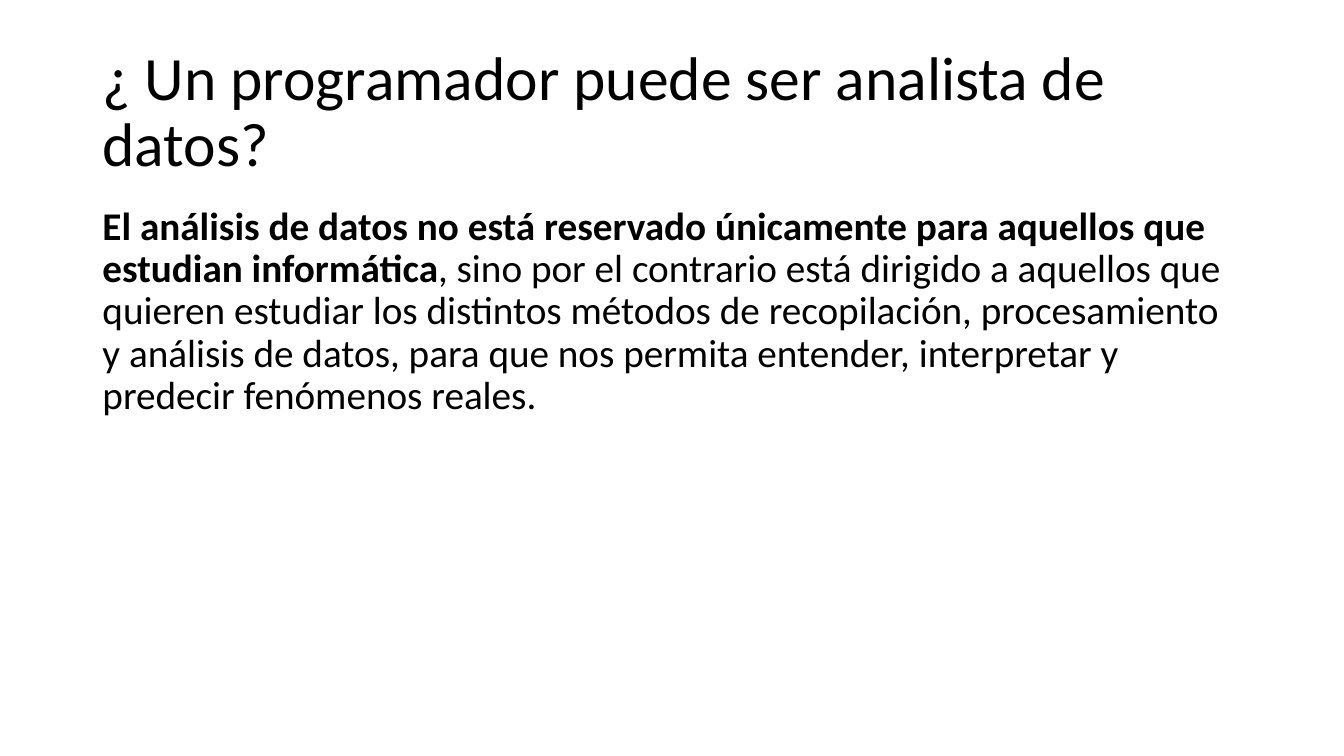
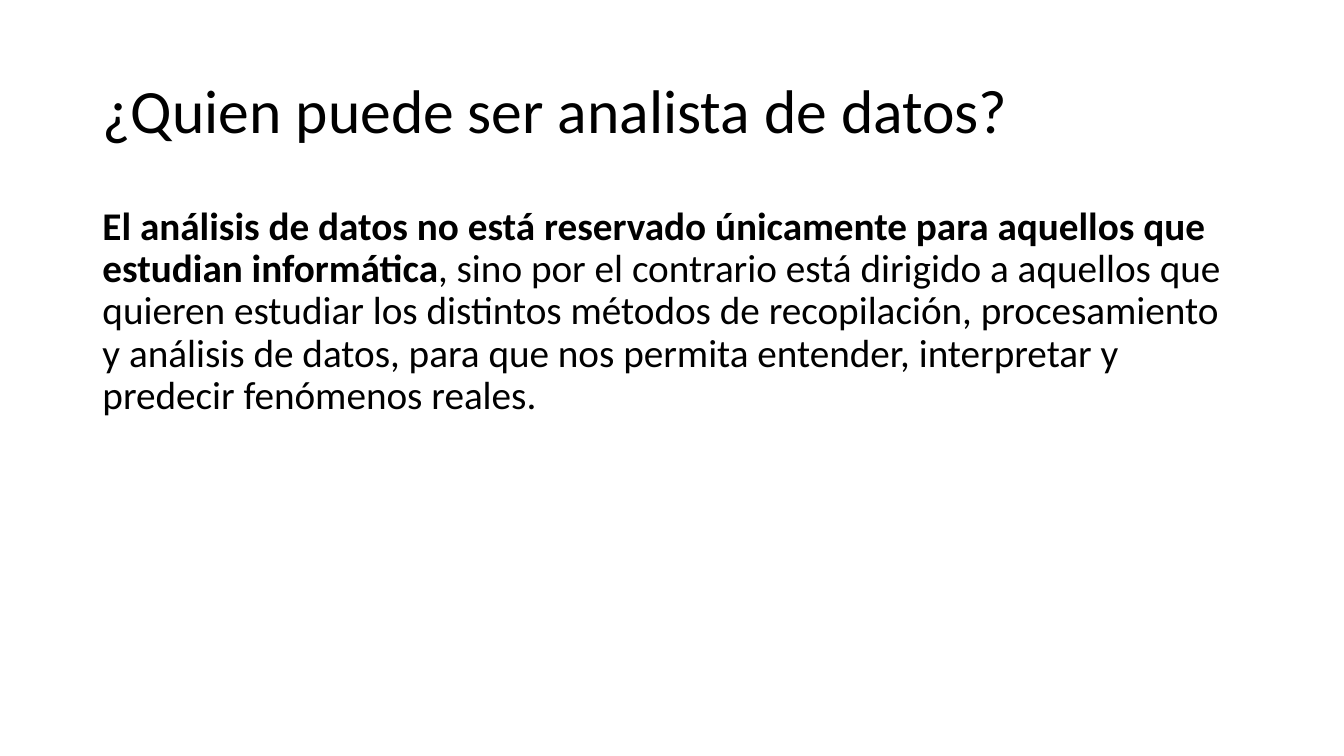
Before and after one commit to wparedesgt/RBasico, a slide deck: slide 18 of presentaciones/S01-New/00_Inicio.pptx. Drawn at 1344x756 pixels with LibreOffice and Linux fonts; fonts in the diff are those of the drawing; background and template pictures are left out. Boxes give left, top, right and bottom in pixels: in the first picture for what was removed or moved away, otherwise in the second. Text is boxed around its words. In the diff, an @@ line names an element or a change of style, - is before the commit and + after.

```diff
--- a/presentaciones/S01-New/00_Inicio.pptx
+++ b/presentaciones/S01-New/00_Inicio.pptx
@@ title at box(102, 90, 1007, 144): text changed @@
-¿ Un programador puede ser analista de datos?
+¿Quien puede ser analista de datos?
```
Also in this commit, not shown: 6 slides added, 2 other files.
